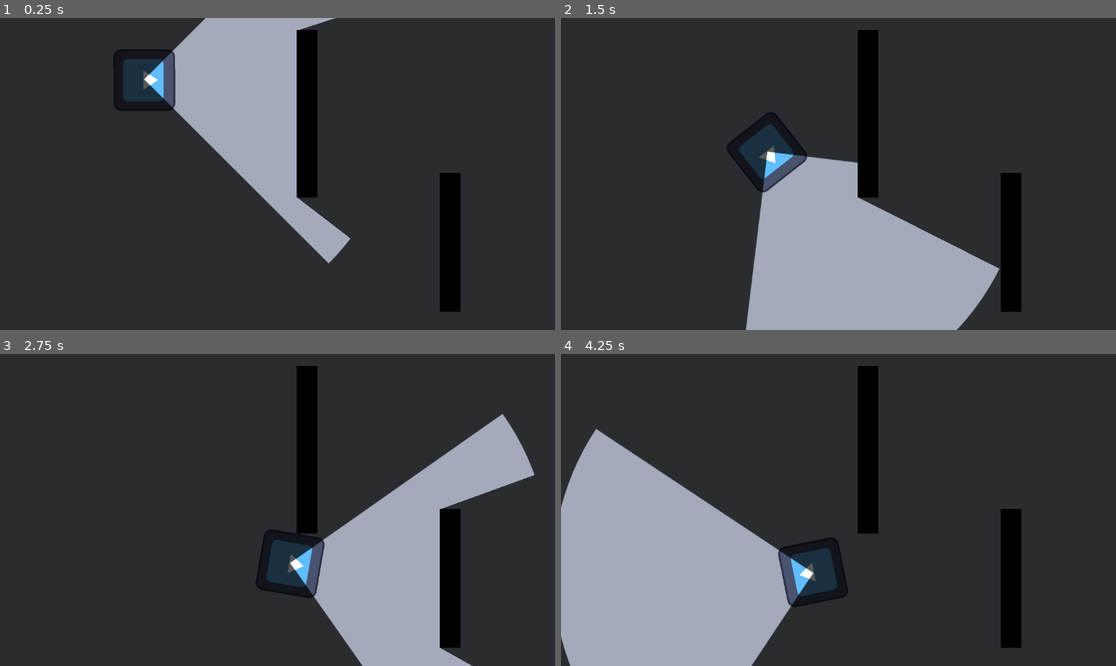
Above: before the commit, frames 1-4 (two rows, left to right).
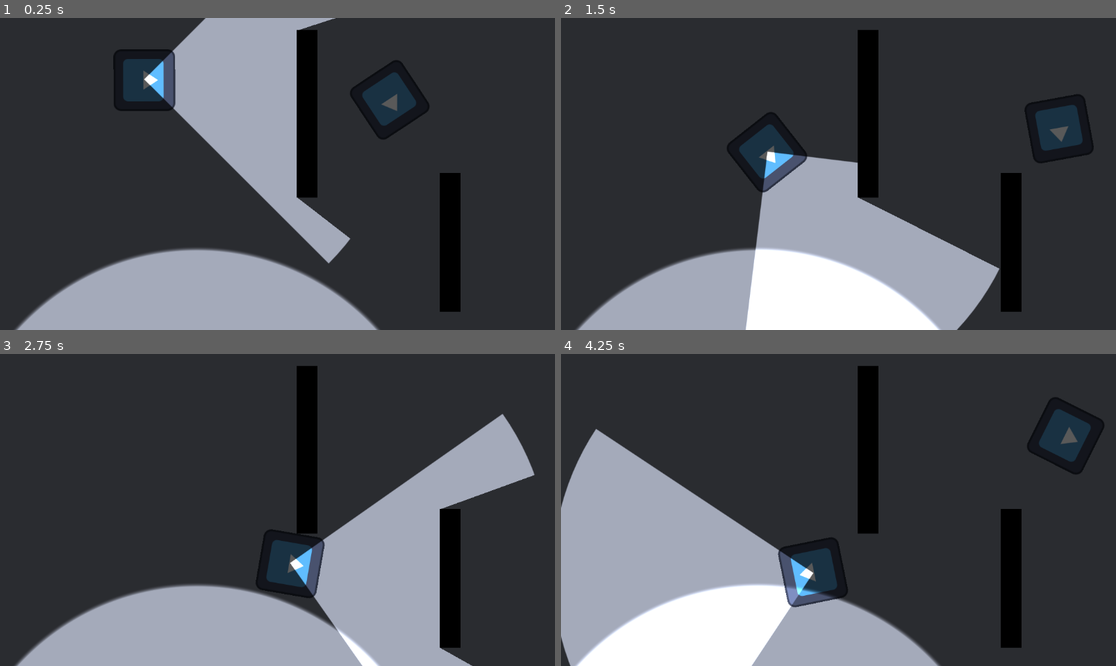
Above: after the commit, the same moments.

Repository: robbplo/potions-eleven
Game: Godot game, scene res://pathing_test.tscn
Same seed, same stepped clock (60 frames per second), same inputs: the game is played once before the commit and once after it. The project has no main scene, so this scene is started directly. The engine's default icon, where the game draws it, is replaced by a stand-in: a white triangle on a blue panel in a dark square.
Inputs (mouse positions are in pixels of both pictures, inside the frame that each line leads up to):
- Up to frame 1 (0.25 s): no input
- Up to frame 2 (1.5 s): move the mouse to (960, 158) at 0.52 s; hold D (right) 0.53-1.28 s; click (960, 158) at 0.67 s; move the mouse to (727, 189) at 1.27 s; hold S (down) from 1.28 s (still down)
- Up to frame 3 (2.75 s): move the mouse to (333, 441) at 2.02 s; release S (down) at 2.03 s; hold D (right) from 2.03 s (still down)
- Up to frame 4 (4.25 s): move the mouse to (810, 572) at 2.77 s; release D (right) at 2.78 s; hold W (up) 2.78-3.53 s; click (810, 572) at 2.92 s; move the mouse to (1005, 556) at 3.52 s; hold A (left) from 3.53 s (still down)

The runs differ from the first frame. In frame 1, 12% of the frame differs, in the area x 2-78%, y 13-100%; in frame 2, 12%; in frame 3, 12%; in frame 4, 12%.

Commit message:
have enemy chase player when spotted

Diff:
--- a/enemy.tscn
+++ b/enemy.tscn
@@ -33,3 +33,5 @@
 [node name="PointLight2D" type="PointLight2D" parent="."]
 shadow_enabled = true
 texture = ExtResource("4_q1f6k")
+
+[connection signal="entity_seen" from="RadialRaycast" to="." method="_on_radial_raycast_entity_seen"]
--- a/enemy_path_follower.gd
+++ b/enemy_path_follower.gd
@@ -73,3 +73,7 @@
 	if state == State.ALERTED:
 		return ALERTED_SPEED
 	return PATROLLING_SPEED
+
+func _on_radial_raycast_entity_seen(body: CharacterBody2D) -> void:
+	if body is Player:
+		alert(body.global_position)
--- a/illuminated_entities.gd
+++ b/illuminated_entities.gd
@@ -2,8 +2,8 @@
 
 var dict: Dictionary = {}
 
-func has(node: Node2D) -> bool:
-	return dict.has(node.get_instance_id())
+func has(id: int) -> bool:
+	return dict.has(id)
 
 func erase(id):
 	dict.erase(id)
--- a/pathing_test.tscn
+++ b/pathing_test.tscn
@@ -1,7 +1,21 @@
-[gd_scene load_steps=5 format=3 uid="uid://bw6kkiyj8aglt"]
+[gd_scene load_steps=9 format=3 uid="uid://bw6kkiyj8aglt"]
 
 [ext_resource type="PackedScene" uid="uid://bak0chjmjimnj" path="res://enemy.tscn" id="1_mdii8"]
+[ext_resource type="PackedScene" uid="uid://dq00o3co8gq3p" path="res://player.tscn" id="3_8y6x8"]
 [ext_resource type="PackedScene" uid="uid://dmp7wm7pyo8pk" path="res://wall.tscn" id="3_57pmu"]
+[ext_resource type="Script" path="res://radial_raycast.gd" id="4_vn76n"]
+
+[sub_resource type="Gradient" id="Gradient_i0kan"]
+offsets = PackedFloat32Array(0.980519, 1)
+colors = PackedColorArray(1, 1, 1, 1, 0, 0, 0, 0)
+
+[sub_resource type="GradientTexture2D" id="GradientTexture2D_rw4wk"]
+gradient = SubResource("Gradient_i0kan")
+width = 1024
+height = 1024
+fill = 1
+fill_from = Vector2(0.5, 0.5)
+fill_to = Vector2(0.5, 0)
 
 [sub_resource type="Curve2D" id="Curve2D_gi8k0"]
 _data = {
@@ -16,6 +30,17 @@
 agent_radius = 64.0
 
 [node name="PathingTest" type="Node2D"]
+
+[node name="PointLight2D" type="PointLight2D" parent="."]
+position = Vector2(409, 985)
+shadow_enabled = true
+shadow_filter = 1
+texture = SubResource("GradientTexture2D_rw4wk")
+
+[node name="RadialRaycast" type="Node2D" parent="PointLight2D"]
+script = ExtResource("4_vn76n")
+ray_count = 100
+ray_range = 512.0
 
 [node name="ColorRect" type="ColorRect" parent="."]
 offset_left = -2029.0
@@ -44,3 +69,6 @@
 [node name="Wall" parent="NavigationRegion2D" instance=ExtResource("3_57pmu")]
 position = Vector2(935, 466)
 scale = Vector2(0.671875, 4.51172)
+
+[node name="Player" parent="." instance=ExtResource("3_8y6x8")]
+position = Vector2(809, 170)
--- a/player.gd
+++ b/player.gd
@@ -1,4 +1,5 @@
 extends CharacterBody2D
+class_name Player
 
 const SPEED = 300.0
 
--- a/radial_raycast.gd
+++ b/radial_raycast.gd
@@ -1,9 +1,11 @@
 extends Node2D
+
+signal entity_seen(body: CharacterBody2D)
 
 @export var ray_count: int = 60
 @export var radial_angle: float = 360.0
 @export var ray_range: float
-@export var illumintes_entites: bool = true
+@export var illuminates_entites: bool = true
 
 var debug_rays := {}
 var delta_colliders := {}
@@ -45,11 +47,18 @@
 		queue_redraw()
 
 	for_rays(cast_ray)
+
 	for collider_id in delta_colliders:
-		if not colliders.has(collider_id):
-			IlluminatedEntities.erase(collider_id)
+		if illuminates_entites:
+			if not colliders.has(collider_id):
+				IlluminatedEntities.erase(collider_id)
 	for collider_id in colliders:
-		IlluminatedEntities.add(collider_id, colliders[collider_id])
+		var body = colliders[collider_id]
+		if illuminates_entites:
+			IlluminatedEntities.add(collider_id, body)
+		if IlluminatedEntities.has(collider_id):
+			entity_seen.emit(body)
+
 	delta_colliders = colliders
 
 
@@ -59,4 +68,3 @@
 		var ray_angle = angle_per_ray * i
 		ray_angle -= radial_angle / 2
 		function.call(ray_angle)
-		# use global coordinates, not local to node
Not shown: 1 places in sandbox.tscn that only renumber resources
